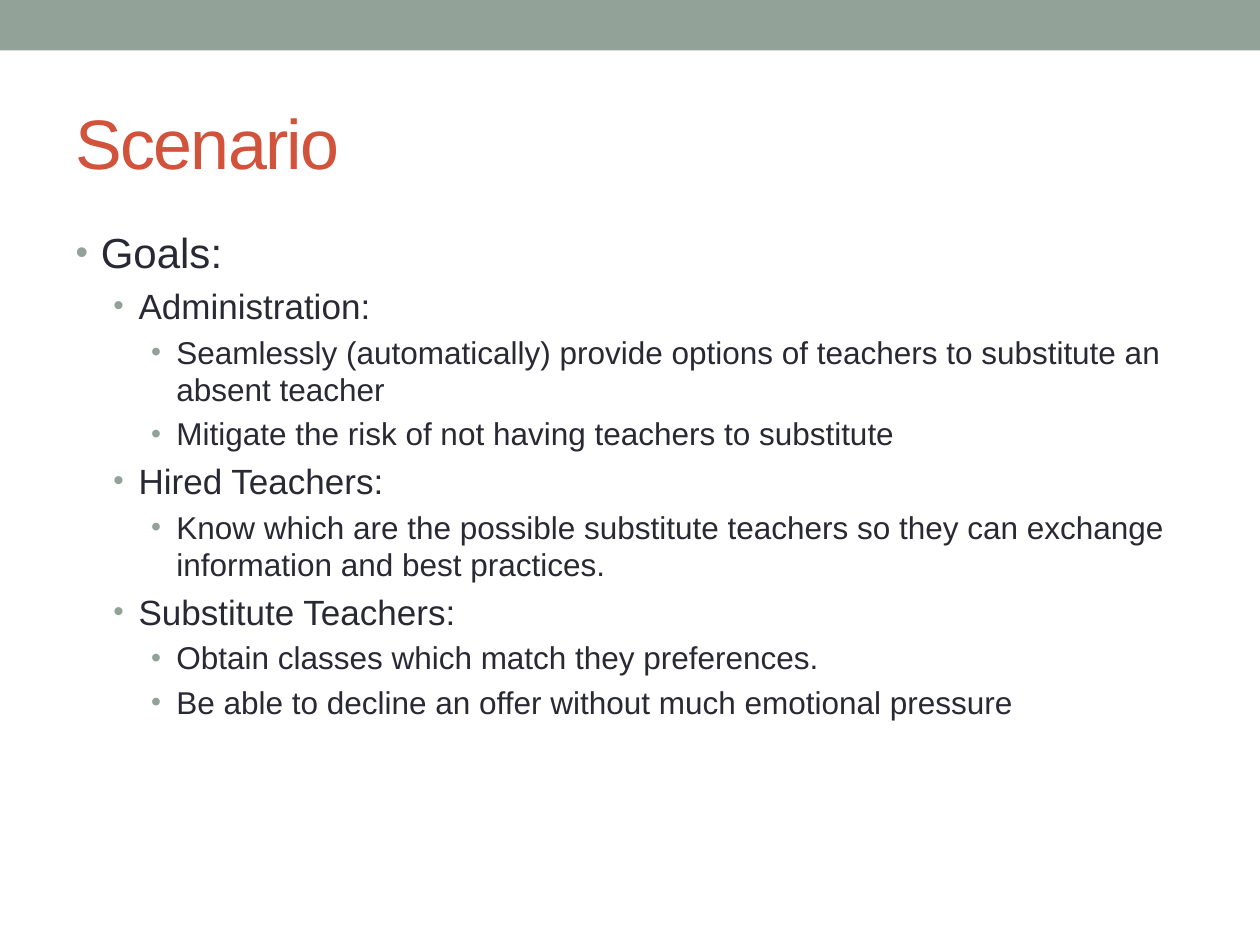
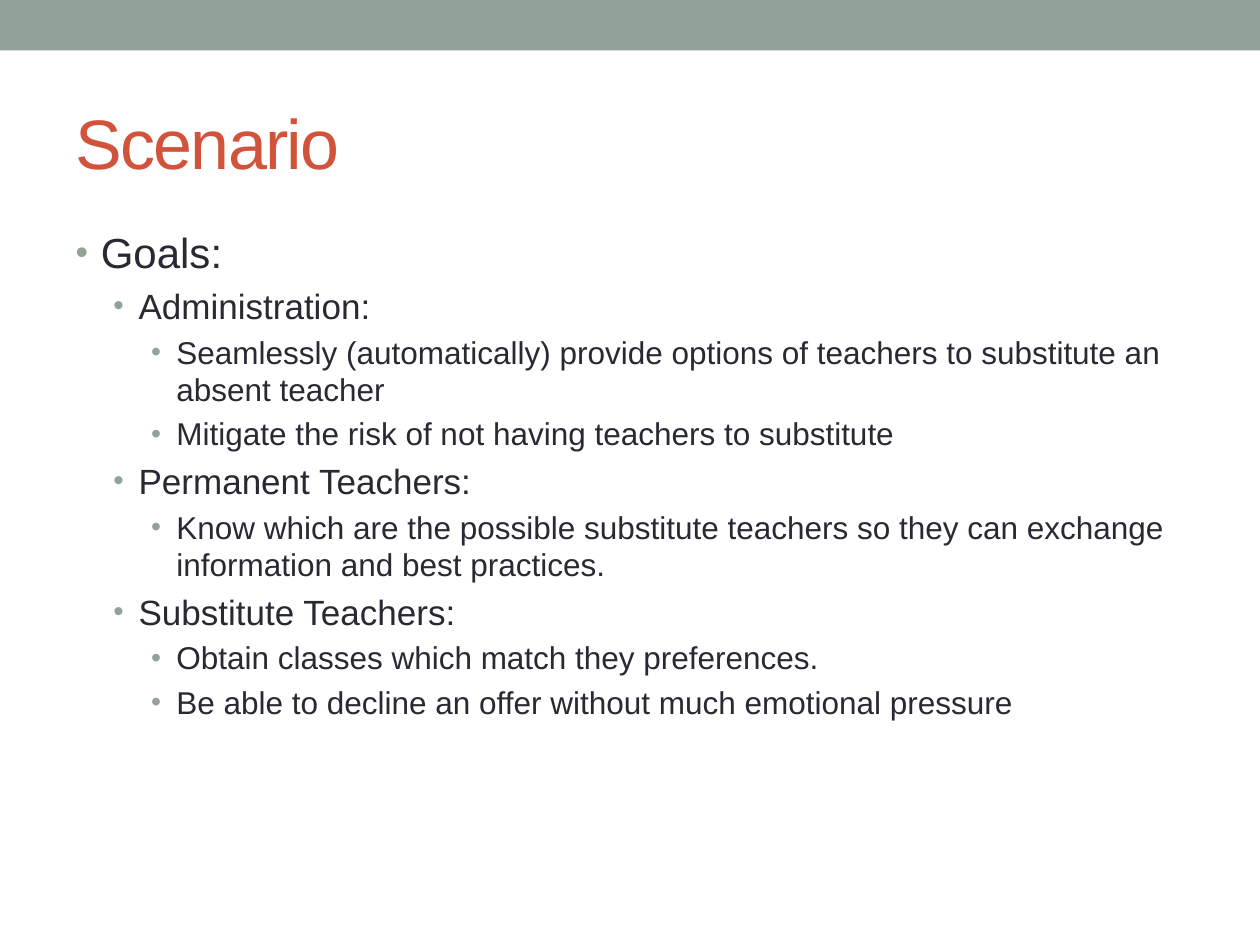
Before and after one commit to christianadriano/ReqEngResearch, a slide deck: slide 7 of Paper_TraceabilityBasedPrioritization/Writing/ProposalsToContinue.pptx. Drawn at 1260x945 pixels with LibreOffice and Linux fonts; fonts in the diff are those of the drawing. Boxes give left, top, right and bottom in pixels: in the first picture for what was removed or moved away, otherwise in the second. Text is boxed around its words. In the diff, an @@ line names an element or a change of style, - is before the commit and + after.

```diff
--- a/Paper_TraceabilityBasedPrioritization/Writing/ProposalsToContinue.pptx
+++ b/Paper_TraceabilityBasedPrioritization/Writing/ProposalsToContinue.pptx
@@ text at box(139, 468, 471, 495): text changed @@
-  • Hired Teachers:
+  • Permanent Teachers:
```
Also in this commit, not shown: 4 other slides changed, 6 other files.
